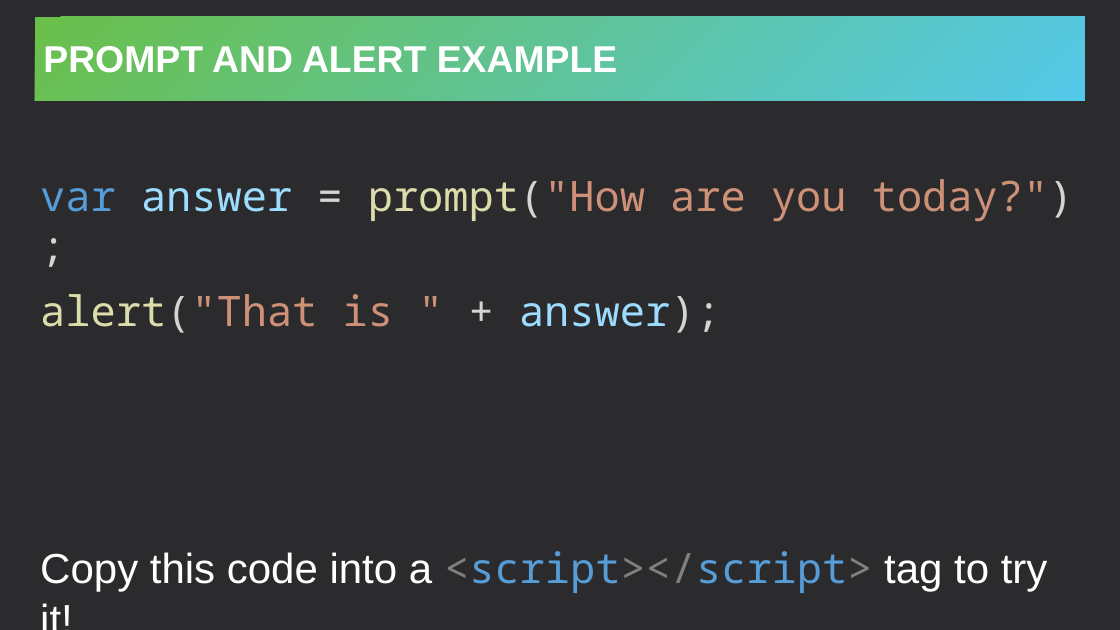
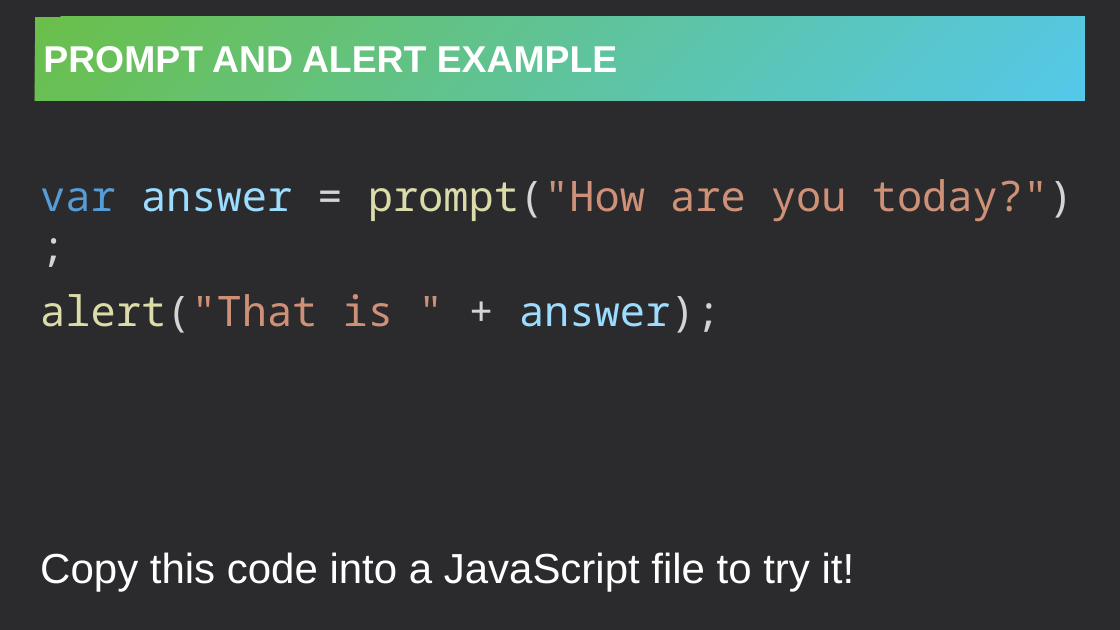
Before and after one commit to hytechclub/web-102, a slide deck: slide 10 of Week02/JavaScriptVariables.pptx. Drawn at 1120x630 pixels with LibreOffice and Linux fonts; fonts in the diff are those of the drawing. Boxes give left, top, right and bottom in pixels: in the first picture for what was removed or moved away, otherwise in the second. Text is boxed around its words. In the diff, an @@ line names an element or a change of style, - is before the commit and + after.

```diff
--- a/Week02/JavaScriptVariables.pptx
+++ b/Week02/JavaScriptVariables.pptx
@@ text at (x1=40, y1=552, x2=855, y2=592): text changed @@
-Copy this code into a <script></script> tag to try it!
+Copy this code into a JavaScript file to try it!
```
Also in this commit, not shown: 1 other slide changed, 2 slides added, 6 other files.
